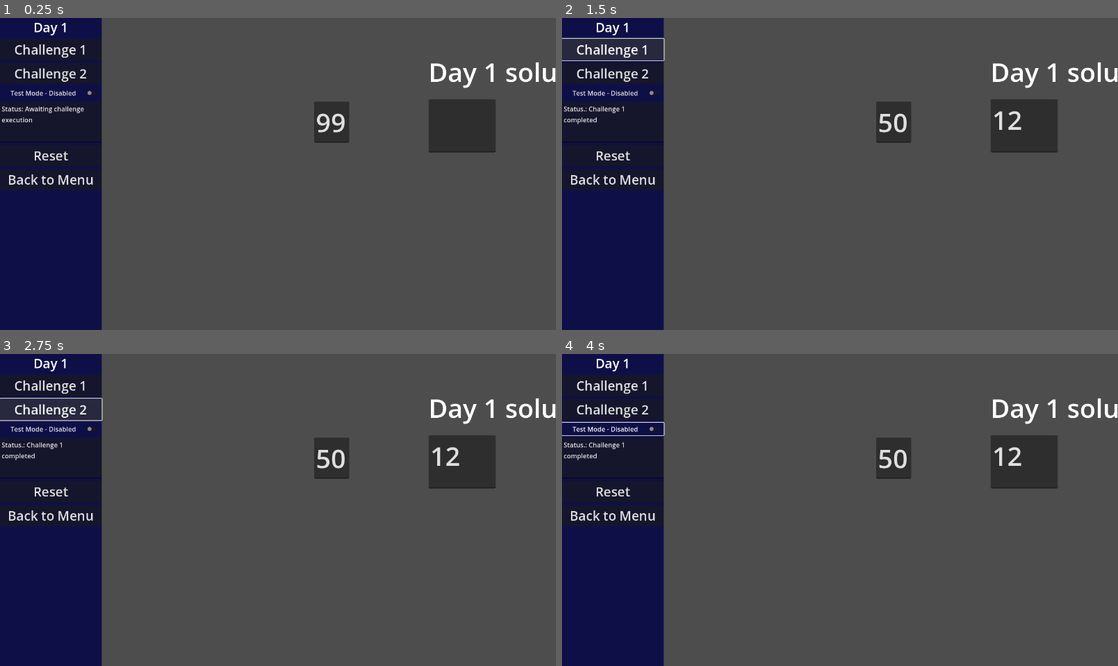
Above: before the commit, frames 1-4 (two rows, left to right).
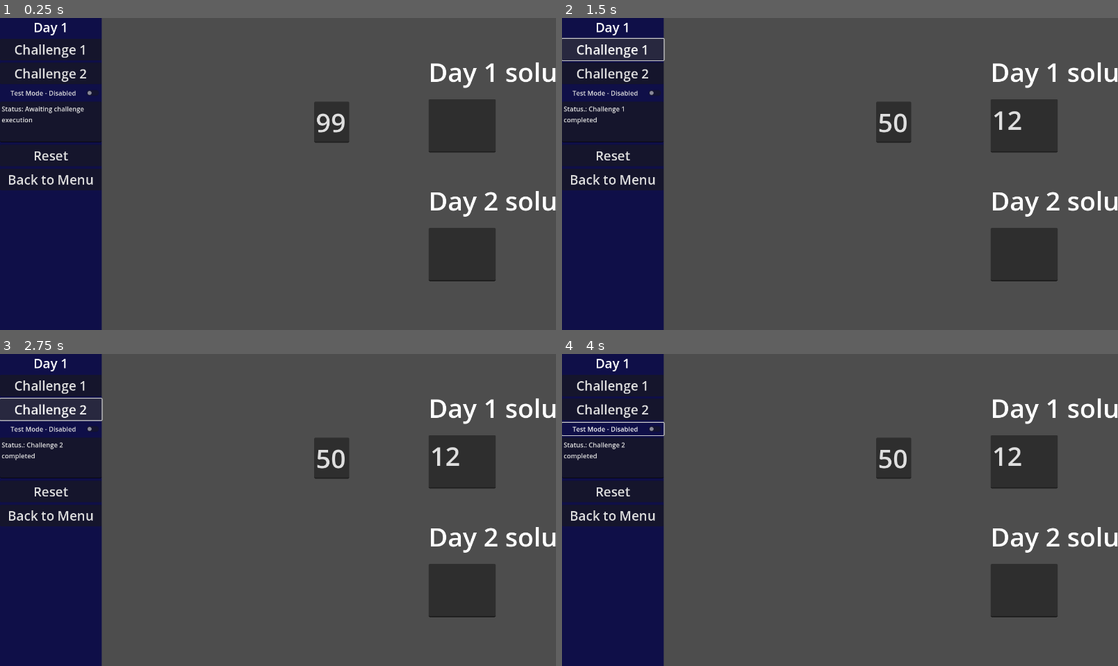
Above: after the commit, the same moments.

Repository: goodguyplayer/AdventOfCode-2025-Godot
Game: Godot game, scene res://days/day_1/day_1.tscn
Same seed, same stepped clock (60 frames per second), same inputs: the game is played once before the commit and once after it. The project has no main scene, so this scene is started directly.
Inputs (mouse positions are in pixels of both pictures, inside the frame that each line leads up to):
- Up to frame 1 (0.25 s): no input
- Up to frame 2 (1.5 s): click (1023, 127) at 0.52 s; type "12" at 0.6 s; click "Challenge 1" at 1.25 s
- Up to frame 3 (2.75 s): click "Challenge 2" at 2 s
- Up to frame 4 (4 s): click "Test Mode - Disabled" at 2.75 s; click "Test Mode - Enabled" at 3.5 s

The runs differ from the first frame. In frame 1, 2.6% of the frame differs, in the area x 77-100%, y 55-85%; in frame 2, 2.6%; in frame 3, 2.6%, in the area x 10-100%, y 28-85%; in frame 4, 2.6%.

Commit message:
Day 1 - Challenge 2 solved

Diff:
--- a/ao-c-2025/days/day_1/day_1.gd
+++ b/ao-c-2025/days/day_1/day_1.gd
@@ -5,6 +5,7 @@
 
 @onready var number_rotation: TextEdit = %NumberRotation
 @onready var day_one_solution: TextEdit = %DayOneSolution
+@onready var day_two_solution: TextEdit = %DayTwoSolution
 
 @export var starting_position: int = 50
 
@@ -18,6 +19,7 @@
 # Called when the node enters the scene tree for the first time.
 func _ready() -> void:
 	day_panel.challenge_1_pressed.connect(challenge_1_solve)
+	day_panel.challenge_2_pressed.connect(challenge_2_solve)
 
 	day_panel.reset_pressed.connect(_reset)
 
@@ -47,6 +49,34 @@
 	day_panel.update_log_text("Status.: Challenge 1 completed")
 
 
+func challenge_2_solve(test: bool) -> void:
+	day_panel.update_log_text("Status.: Running Challenge 2")
+
+	var data: Array = _prepare_data(test)
+	var num_position: int = starting_position
+	var total: int = 0
+	var temp: int = 0
+	_update_number_rotation(starting_position, starting_position)
+	for item in data:
+		# print(item[1])
+		if item[0] == "L":
+			temp = num_position
+			num_position = await _rotate_left(num_position, item[1])
+			total += _solution_two_check_left(temp, item[1])
+
+		else:
+			temp = num_position
+			num_position = await _rotate_right(num_position, item[1])
+			total += _solution_two_check_right(temp, item[1])
+
+		if (_solution_one_check(num_position)):
+			total += 1
+
+		_update_day_two_sol_text(total)
+		await  get_tree().create_timer(0.1).timeout
+	day_panel.update_log_text("Status.: Challenge 2 completed")
+
+
 
 
 func _prepare_data(test: bool) -> Array:
@@ -74,7 +104,6 @@
 		to_return -= 100
 	print("Rotated {0} Right {1} times, resulting {2}".format([position_data, rotations, to_return]))
 	await _update_number_rotation(position_data, to_return)
-
 	return to_return
 
 
@@ -106,10 +135,52 @@
 	return (val == 0)
 
 
+func _solution_two_check_left(position: int, rotations: int) -> int:
+	var to_return: int = 0
+	for i in range(0, rotations):
+		position -= 1
+		if (position == 0):
+			to_return += 1
+		if (position < 0):
+			position += 100
+
+	if (position == 0 and to_return > 0):
+		to_return -= 1
+	if (to_return > 0):
+		print("-- It equalled 0 x{0} times".format([to_return]))
+	return to_return
+
+
+func _solution_two_check_right(position: int, rotations: int) -> int:
+	var to_return: int = 0
+	for i in range(0, rotations):
+
+		position += 1
+
+		if (position > 99):
+			position -= 100
+
+		if (position == 0):
+			to_return += 1
+
+	if (position == 0 and to_return > 0):
+		to_return -= 1
+
+	if (to_return > 0):
+		print("-- It equalled 0 x{0} times".format([to_return]))
+	return to_return
+
+
+
 func _update_day_one_sol_text(val: int) -> void:
 	day_one_solution.text = str(val)
+
+
+func _update_day_two_sol_text(val: int) -> void:
+	day_two_solution.text = str(val)
 
 
 func _reset() -> void:
 	_update_number_rotation(starting_position, starting_position)
 	day_one_solution.text = ""
+	day_two_solution.text = ""
--- a/ao-c-2025/days/day_1/day_1.tscn
+++ b/ao-c-2025/days/day_1/day_1.tscn
@@ -58,3 +58,21 @@
 offset_right = 1218.0
 offset_bottom = 331.0
 theme_override_font_sizes/font_size = 64
+
+[node name="Label2" type="Label" parent="Visualizer"]
+layout_mode = 0
+offset_left = 1053.0
+offset_top = 405.0
+offset_right = 1527.0
+offset_bottom = 493.0
+theme_override_font_sizes/font_size = 64
+text = "Day 2 solution.:"
+
+[node name="DayTwoSolution" type="TextEdit" parent="Visualizer"]
+unique_name_in_owner = true
+layout_mode = 0
+offset_left = 1053.0
+offset_top = 517.0
+offset_right = 1218.0
+offset_bottom = 648.0
+theme_override_font_sizes/font_size = 64
